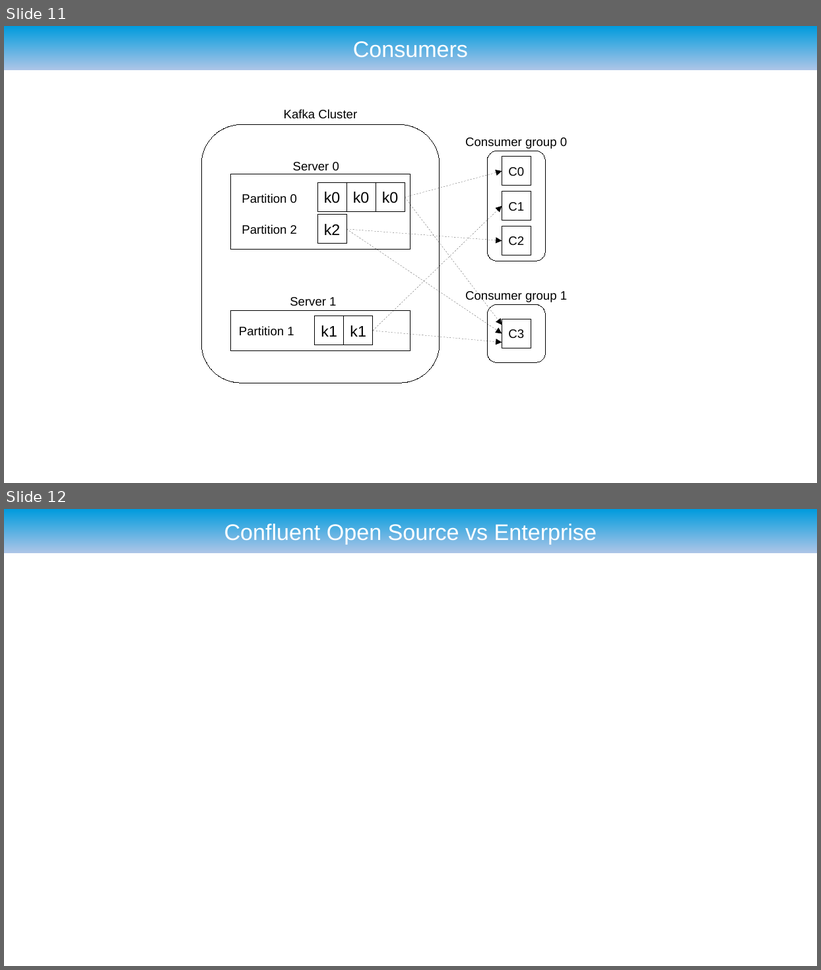
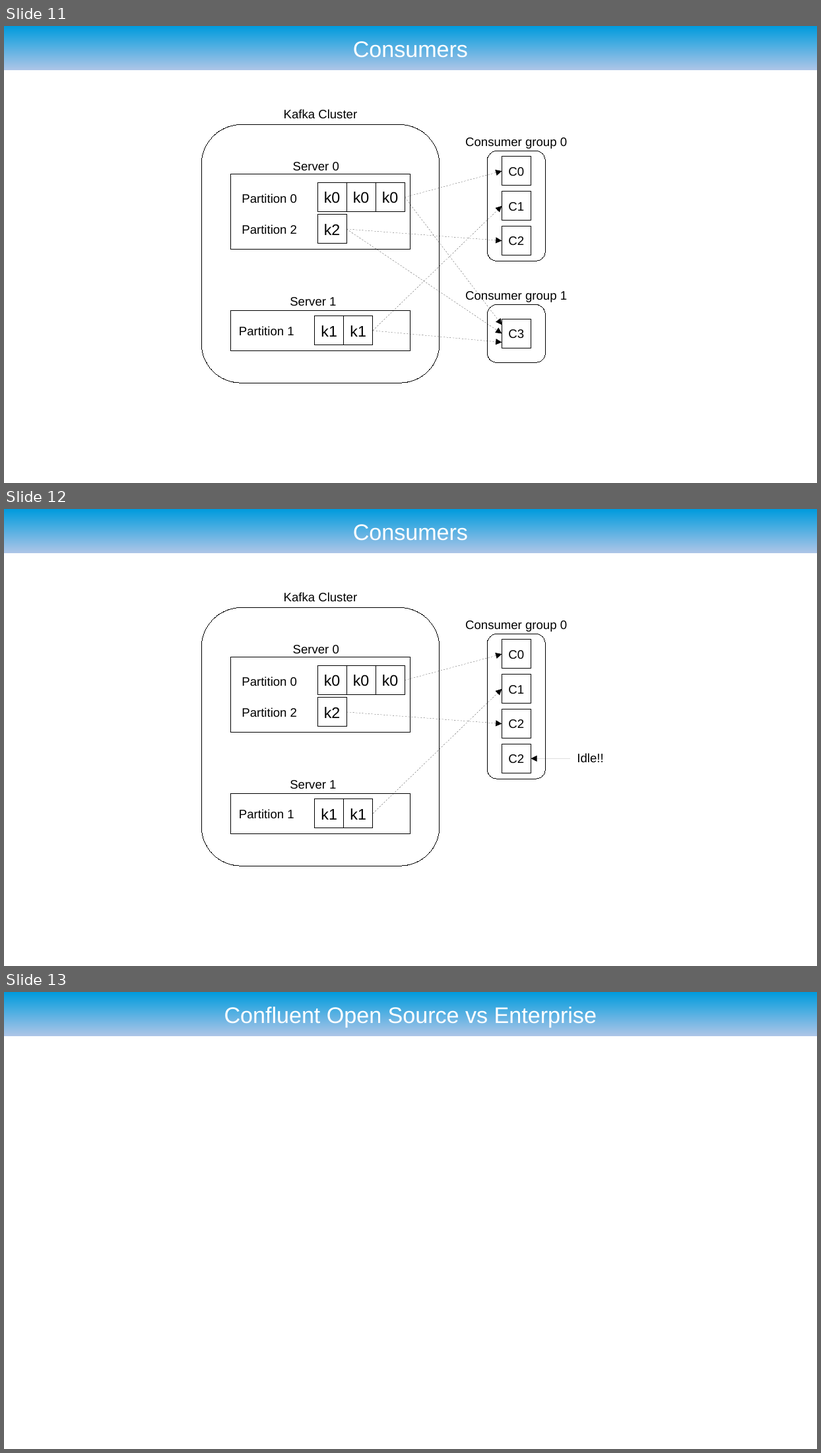
Before and after one commit to ryzlab/kafka-kompetensdag, a slide deck: doc/presentation.odp. Shown one above the other, each under a label of ours: slides 11 and 12 before the commit, slides 11, 12 and 13 after it. The pictures are 821x970 and 821x1453 pixels, drawn with LibreOffice and Linux fonts; fonts in the diff are those of the drawing; background and template pictures are left out. Boxes give left, top, right and bottom in pixels: in the first picture for what was removed or moved away, otherwise in the second. Text is boxed around its words. In the diff, an @@ line names an element or a change of style, - is before the commit and + after.

```diff
--- a/doc/presentation.odp
+++ b/doc/presentation.odp
@@ slide 12 added at <box>4,509,817,966</box>, background #FFFFFF; not listed: 1 template element that a slide beside it also shows @@
@@ title added at <box>353,522,468,541</box>, 22 pt, text #FFFFFF @@
+Consumers
@@ group added at <box>202,592,440,866</box>: 12 texts, 5 rectangles, 3 lines, 1 freeform shape @@
+Partition 0
+Partition 2
+k0
+k0
+k0
+k2
+Server 0
+Partition 1
+k1
+k1
+Server 1
+Kafka Cluster
@@ arrow added from (405, 680) to (502, 654), #000000 0 pt @@
@@ arrow added from (373, 814) to (502, 689), #000000 0 pt @@
@@ arrow added from (347, 713) to (502, 723), #000000 0 pt @@
@@ group added at <box>465,621,567,779</box>: 4 rectangles, 1 freeform shape, 1 text @@
+C2
+C1
+C0
+Consumer group 0
+C2
@@ arrow added from (571, 759) to (531, 759), #000000 0 pt @@
@@ text added at <box>577,753,603,762</box>, 12 pt, text #000000 @@
+Idle!!
@@ what was slide 12 is now slide 13 @@
```
Also in this commit, not shown: 3 slides changed.
